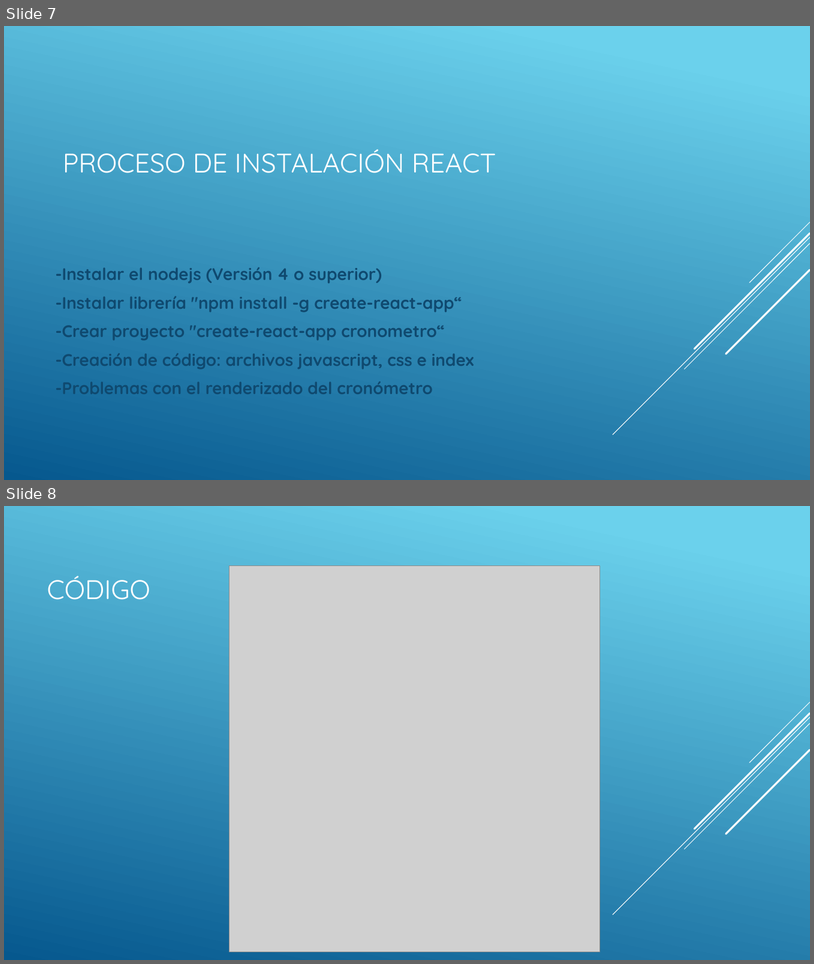
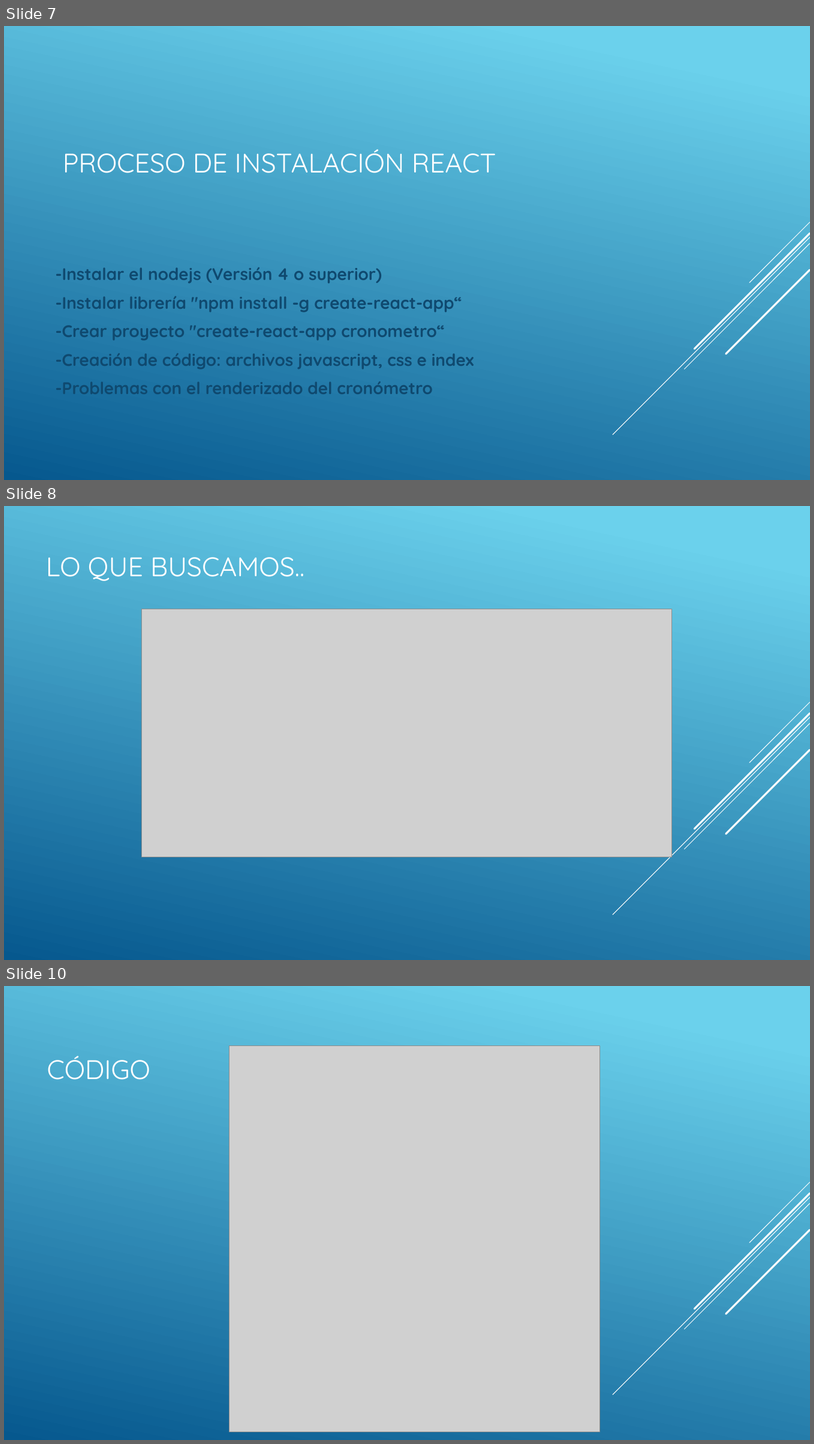
Before and after one commit to CarlosEspejoM/TG3-del-grupo-T5, a slide deck: TG3_final.pptx. Shown one above the other, each under a label of ours: slides 7 and 8 before the commit, slides 7, 8 and 10 after it; the slides between them are not shown. The pictures are 814x964 and 814x1444 pixels, drawn with LibreOffice and Linux fonts; fonts in the diff are those of the drawing; grey boxes stand for pictures. Boxes give left, top, right and bottom in pixels: in the first picture for what was removed or moved away, otherwise in the second. Text is boxed around its words. In the diff, an @@ line names an element or a change of style, - is before the commit and + after.

```diff
--- a/TG3_final.pptx
+++ b/TG3_final.pptx
@@ slide 8 added at [4,506,810,960], background gradient #6ED2EB to #06588E; not listed: 5 template elements that a slide beside it also shows @@
@@ title added at [46,557,305,581], 32 pt, text #FFFFFF @@
+LO QUE BUSCAMOS..
@@ picture added at [142,609,672,857] @@
@@ what was slide 8 is now slide 10 @@
```
Also in this commit, not shown: 1 slide changed, 1 other slide added.
